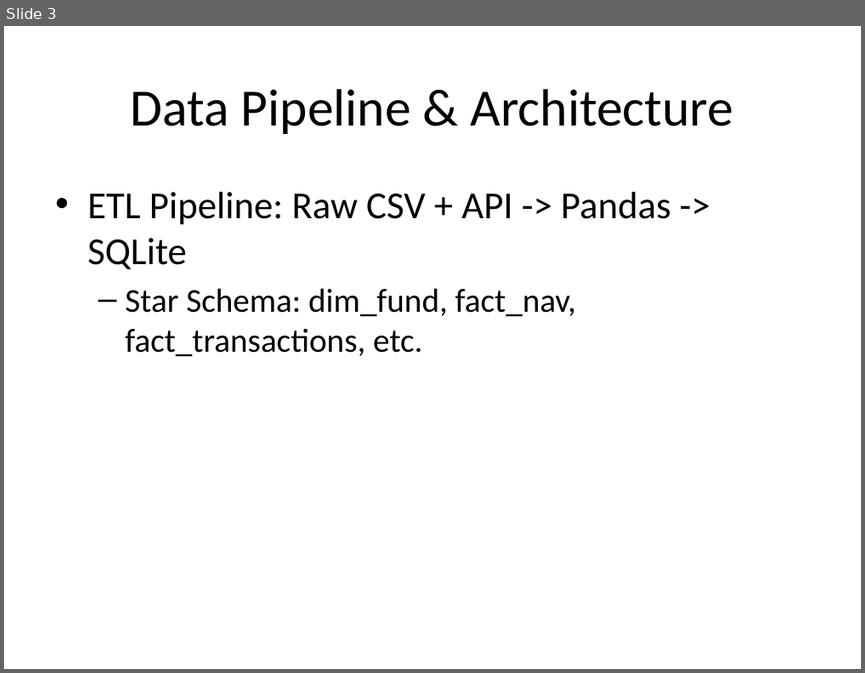
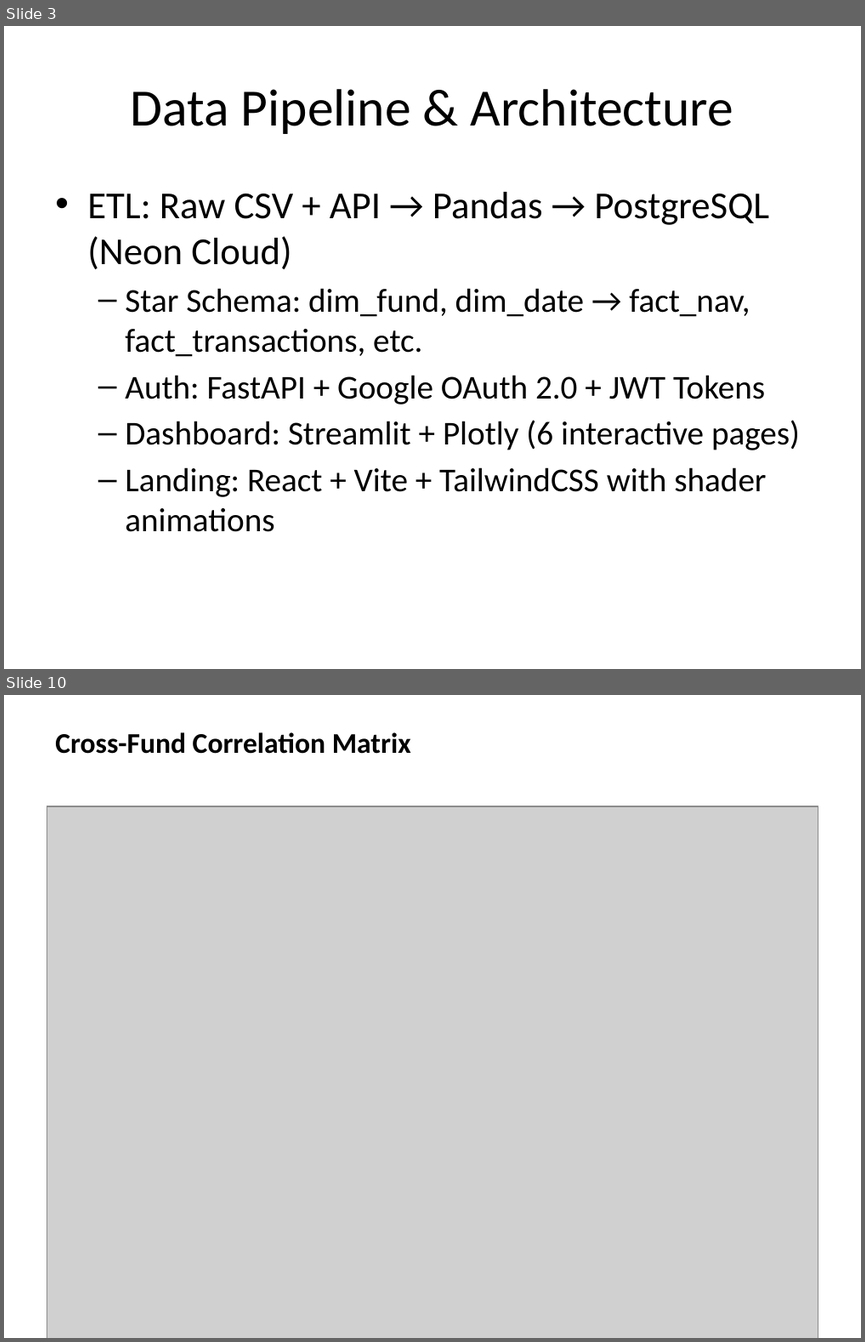
Before and after one commit to prathmeshnanda2007-sudo/MUTUAL-FUND-ANALYSIS, a slide deck: reports/Project_Presentation_Deck.pptx. Shown one above the other, each under a label of ours: slide 3 before the commit, slides 3 and 10 after it; the slides between them are not shown. The pictures are 865x673 and 865x1342 pixels, drawn with LibreOffice and Linux fonts; fonts in the diff are those of the drawing; grey boxes stand for pictures. Boxes give left, top, right and bottom in pixels: in the first picture for what was removed or moved away, otherwise in the second. Text is boxed around its words. In the diff, an @@ line names an element or a change of style, - is before the commit and + after.

Commit message:
Complete 5-phase plan: Update dashboard, landing page, reports, and secure secrets

```diff
--- a/reports/Project_Presentation_Deck.pptx
+++ b/reports/Project_Presentation_Deck.pptx
@@ slide 10 added at box(4, 695, 861, 1338), background #FFFFFF @@
@@ text added at box(55, 732, 411, 754), 24 pt, text #000000, bold @@
+Cross-Fund Correlation Matrix
@@ picture added at box(46, 806, 818, 1338) @@
@@ slide 3 changed as well @@
@@ text at box(87, 192, 800, 532): text changed @@
-• ETL Pipeline: Raw CSV + API -> Pandas -> SQLite
-  – Star Schema: dim_fund, fact_nav, fact_transactions, etc.
+• ETL: Raw CSV + API → Pandas → PostgreSQL (Neon Cloud)
+  – Star Schema: dim_fund, dim_date → fact_nav, fact_transactions, etc.
+  – Auth: FastAPI + Google OAuth 2.0 + JWT Tokens
+  – Dashboard: Streamlit + Plotly (6 interactive pages)
+  – Landing: React + Vite + TailwindCSS with shader animations
```
Also in this commit, not shown: 5 other slides changed, 5 other slides added, 6 slides removed, 11 other files.
